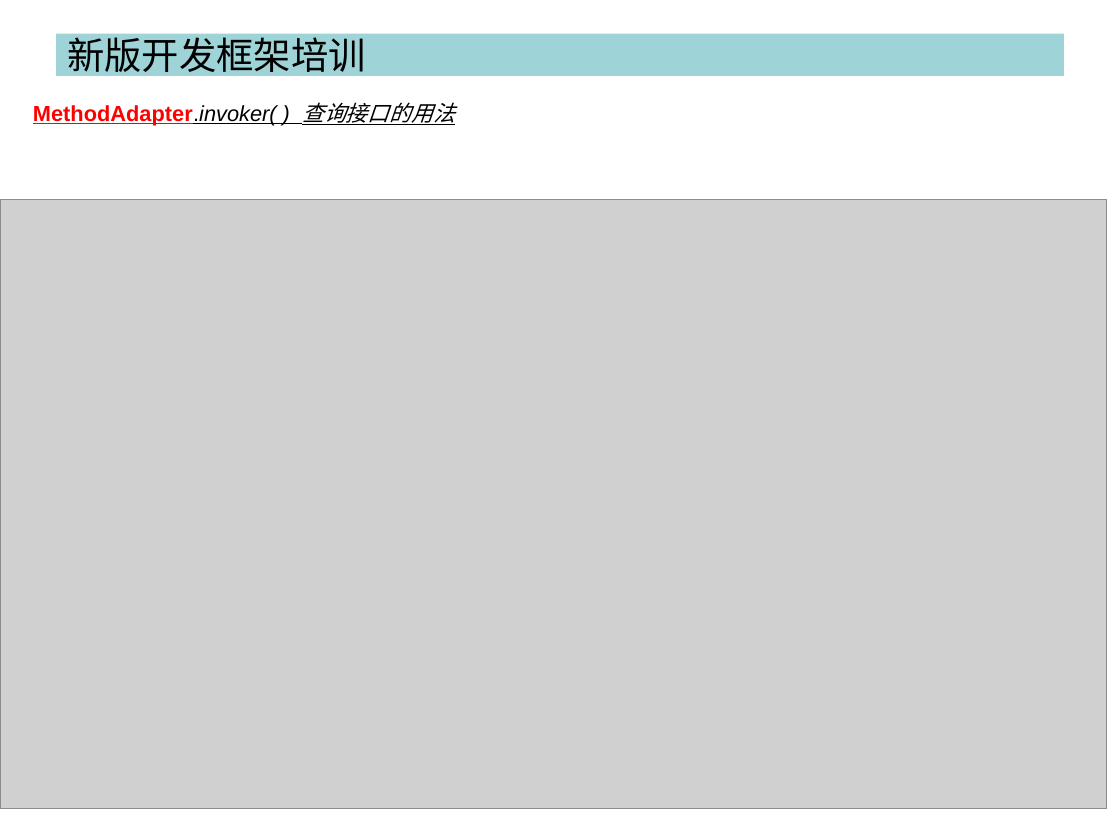
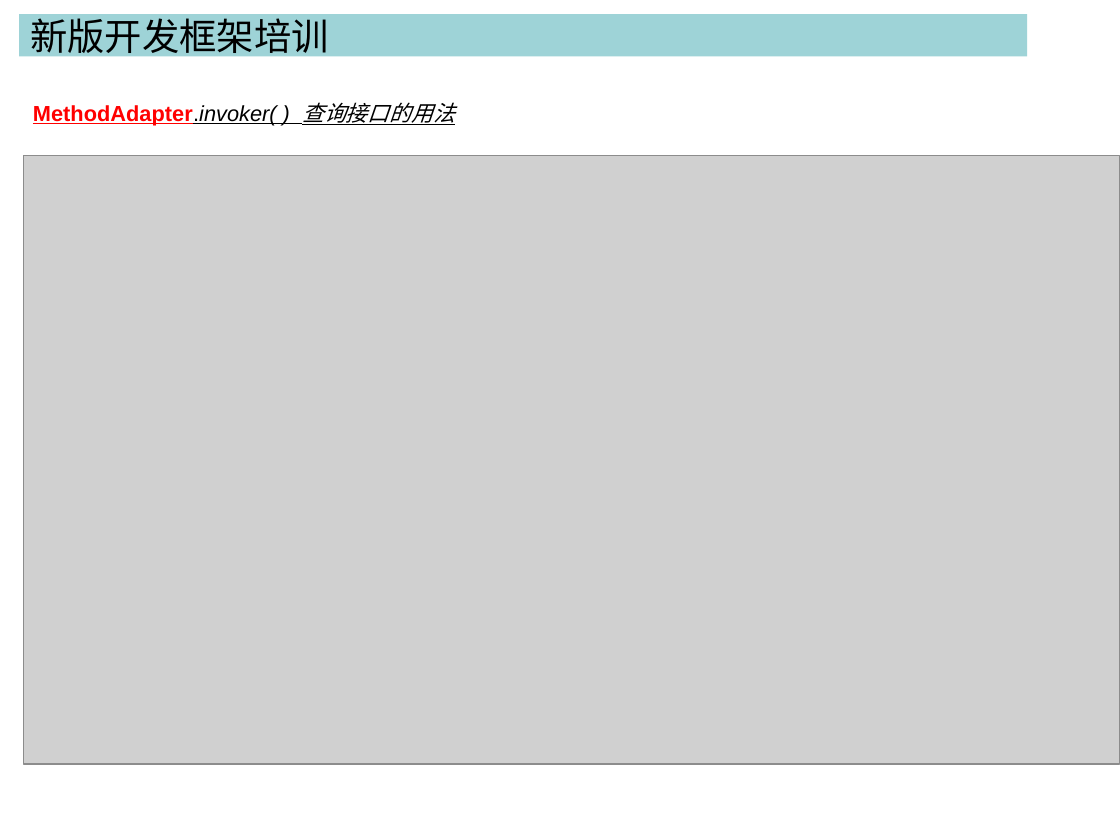
Before and after one commit to cash2one/ekproject, a slide deck: slide 22 of workSpace/浙江校讯通/培训资料_bt.ppt (slide 13 before the commit). Drawn at 1120x840 pixels with LibreOffice and Linux fonts; fonts in the diff are those of the drawing; grey boxes stand for pictures. Boxes give left, top, right and bottom in pixels: in the first picture for what was removed or moved away, otherwise in the second. Text is boxed around its words. In the diff, an @@ line names an element or a change of style, - is before the commit and + after.

```diff
--- a/workSpace/浙江校讯通/培训资料_bt.ppt
+++ b/workSpace/浙江校讯通/培训资料_bt.ppt
@@ title "新版开发框架培训": place and size @@
-title "新版开发框架培训" at bbox=[56, 34, 1064, 76]
+title "新版开发框架培训" at bbox=[19, 15, 1027, 57]
@@ picture: place and size @@
-picture at bbox=[0, 199, 1107, 808]
+picture at bbox=[24, 156, 1120, 764]
```
Also in this commit, not shown: 3 other slides changed, 12 slides added.
